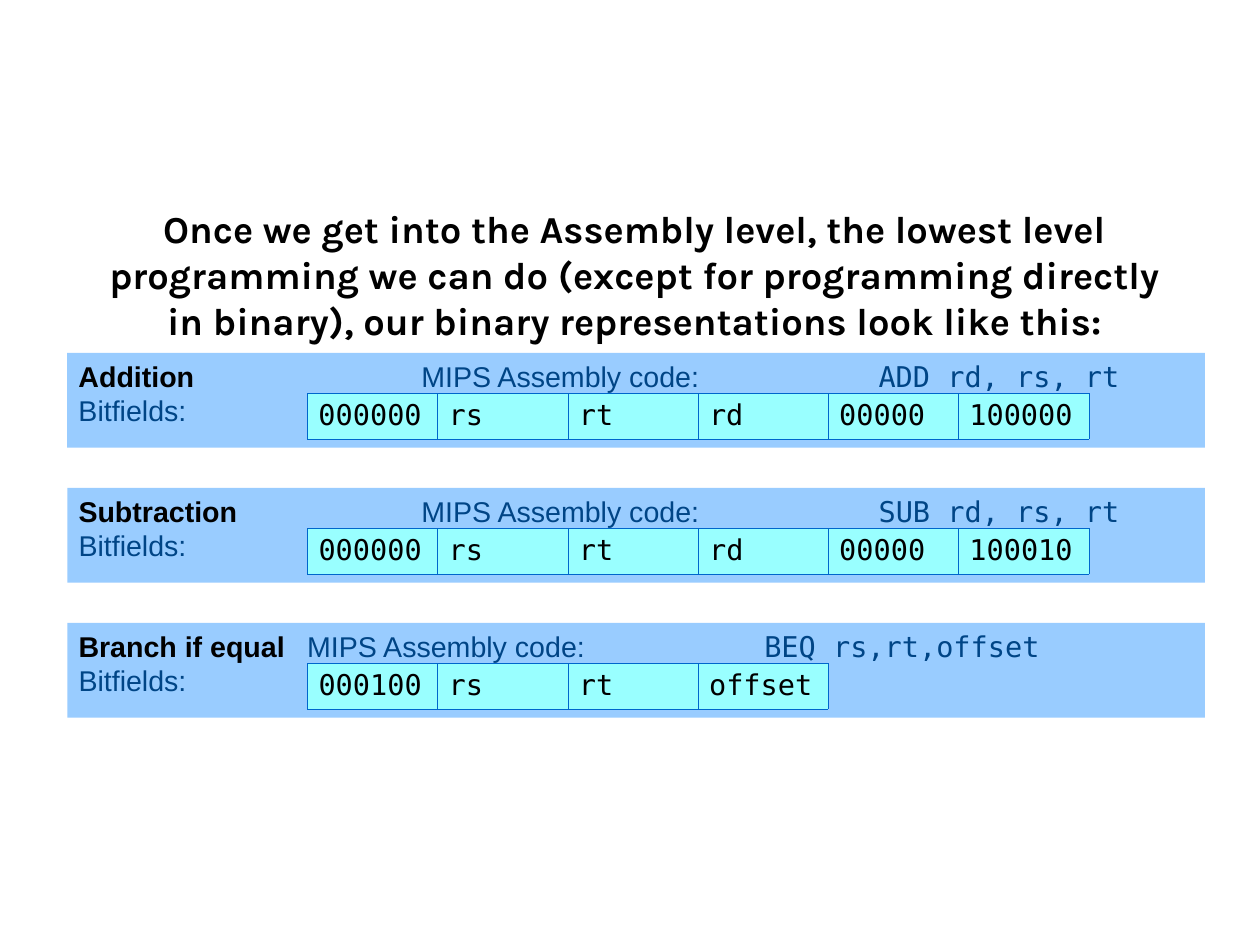
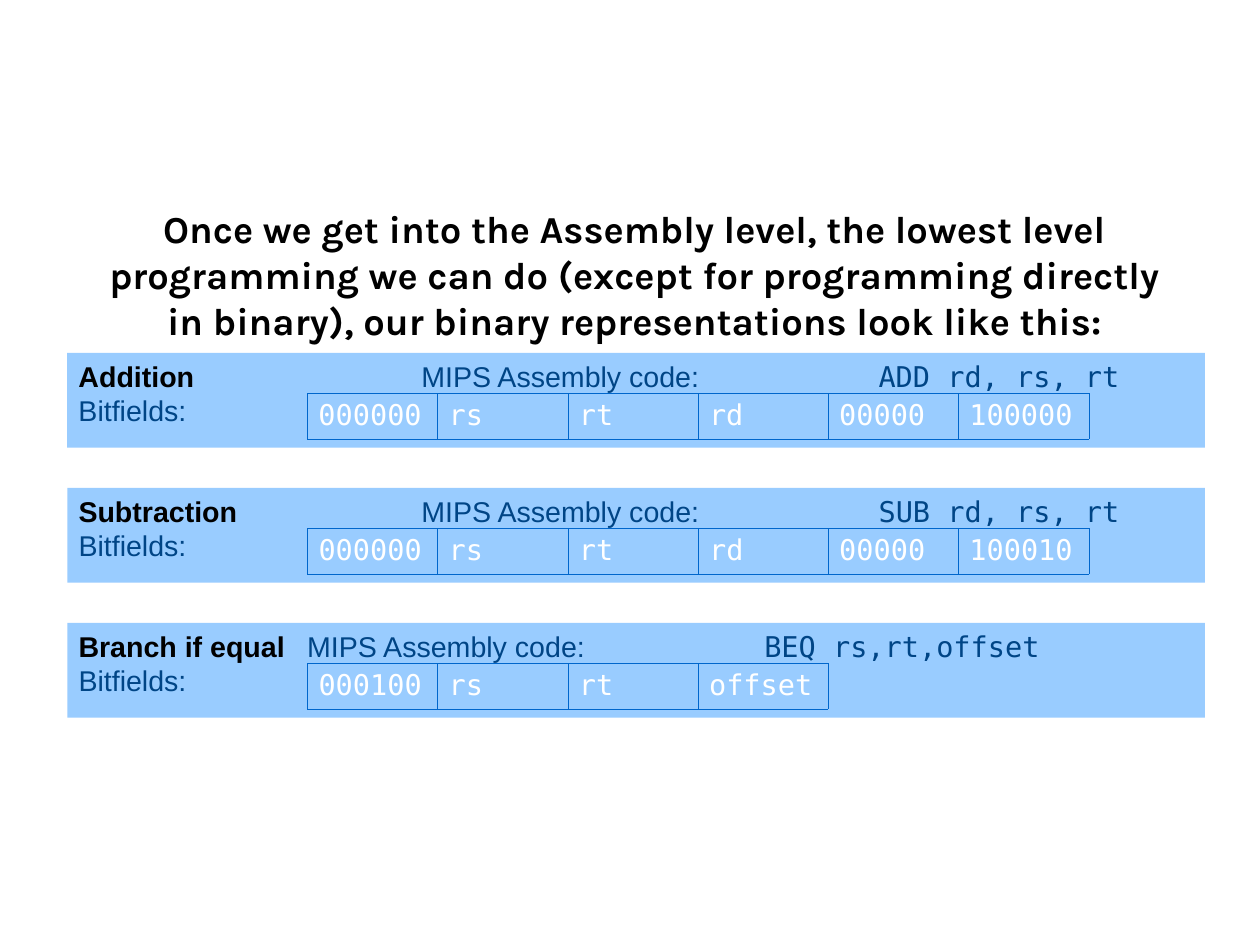
Before and after one commit to nguyenchithien/CS210-Discrete-Structures, a slide deck: slide 6 of Lectures/Lecture Slides 3.5.odp. Drawn at 1260x945 pixels with LibreOffice and Linux fonts; fonts in the diff are those of the drawing; background and template pictures are left out. Boxes give left, top, right and bottom in pixels: in the first picture for what was removed or moved away, otherwise in the second. Text is boxed around its words. In the diff, an @@ line names an element or a change of style, - is before the commit and + after.

Commit message:
Lecture 3.5

```diff
--- a/Lectures/Lecture Slides 3.5.odp
+++ b/Lectures/Lecture Slides 3.5.odp
@@ table at (308,393,1090,438) @@
@@ fill #99FFFF to none in row 1 @@
@@ text colour #000000 to #FFFFFF @@
@@ table at (308,528,1090,573) @@
@@ fill #99FFFF to none in row 1 @@
@@ text colour #000000 to #FFFFFF @@
@@ table at (308,663,829,708) @@
@@ fill #99FFFF to none in row 1 @@
@@ text colour #000000 to #FFFFFF @@
```
Also in this commit, not shown: 4 other slides changed, 39 slides added, 1 other file.
